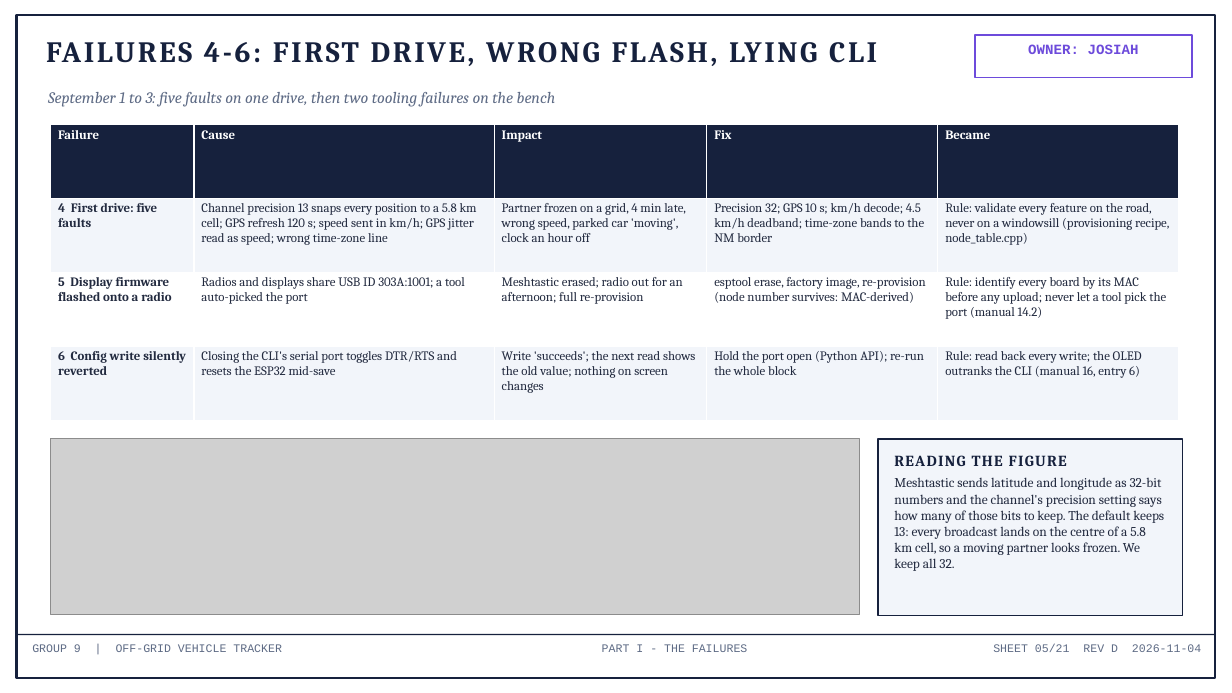
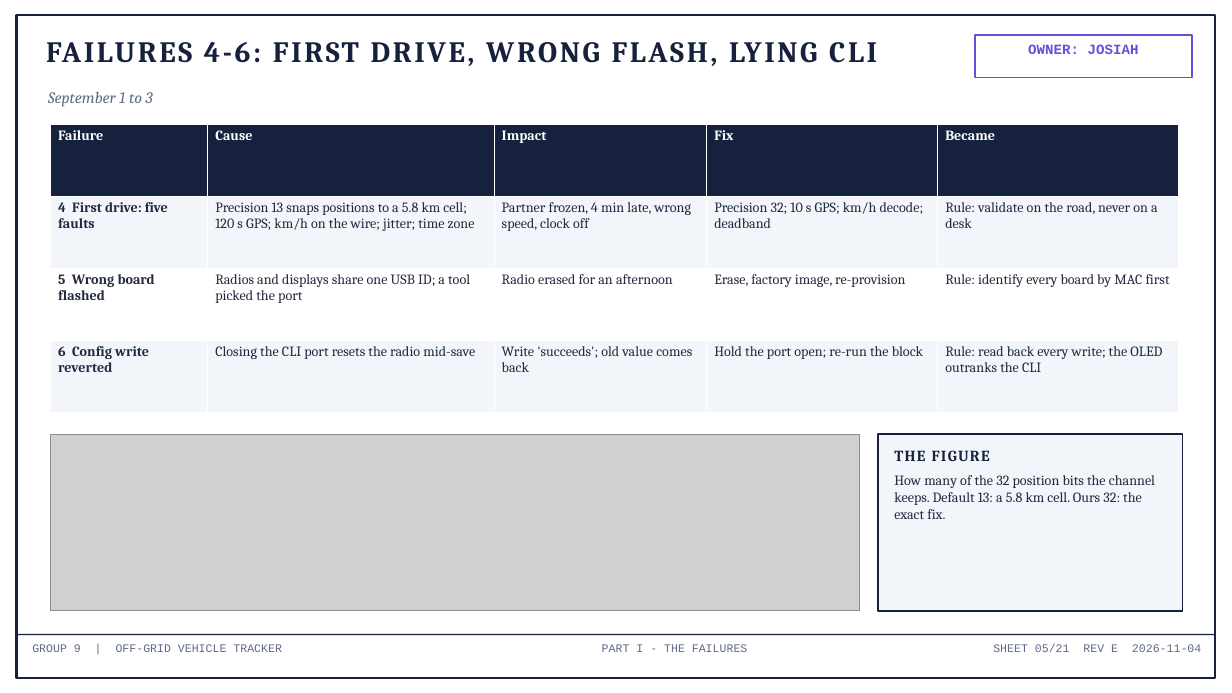
Before and after one commit to deosgracius/offgrid-vehicle-tracker, a slide deck: slide 5 of docs/presentations/Group9_Presentation.pptx. Drawn at 1232x693 pixels with LibreOffice and Linux fonts; fonts in the diff are those of the drawing; grey boxes stand for pictures. Boxes give left, top, right and bottom in pixels: in the first picture for what was removed or moved away, otherwise in the second. Text is boxed around its words. In the diff, an @@ line names an element or a change of style, - is before the commit and + after.

```diff
--- a/docs/presentations/Group9_Presentation.pptx
+++ b/docs/presentations/Group9_Presentation.pptx
@@ text at box(48, 92, 153, 107): text changed @@
-September 1 to 3: five faults on one drive, then two tooling failures on the bench
+September 1 to 3
@@ table at box(51, 125, 1178, 413) @@
-row 2: 4 First drive: five faults | Channel precision 13 snaps every position to a 5.8 km cell; GPS refresh 120 s; speed sent in km/h; GPS jitter read as speed; wrong time-zone line | Partner frozen on a grid, 4 min late, wrong speed, parked car 'moving', clock an hour off | Precision 32; GPS 10 s; km/h decode; 4.5 km/h deadband; time-zone bands to the NM border | Rule: validate every feature on the road, never on a windowsill (provisioning recipe, node_table.cpp)
+row 2: 4 First drive: five faults | Precision 13 snaps positions to a 5.8 km cell; 120 s GPS; km/h on the wire; jitter; time zone | Partner frozen, 4 min late, wrong speed, clock off | Precision 32; 10 s GPS; km/h decode; deadband | Rule: validate on the road, never on a desk
-row 3: 5 Display firmware flashed onto a radio | Radios and displays share USB ID 303A:1001; a tool auto-picked the port | Meshtastic erased; radio out for an afternoon; full re-provision | esptool erase, factory image, re-provision (node number survives: MAC-derived) | Rule: identify every board by its MAC before any upload; never let a tool pick the port (manual 14.2)
+row 3: 5 Wrong board flashed | Radios and displays share one USB ID; a tool picked the port | Radio erased for an afternoon | Erase, factory image, re-provision | Rule: identify every board by MAC first
-row 4: 6 Config write silently reverted | Closing the CLI's serial port toggles DTR/RTS and resets the ESP32 mid-save | Write 'succeeds'; the next read shows the old value; nothing on screen changes | Hold the port open (Python API); re-run the whole block | Rule: read back every write; the OLED outranks the CLI (manual 16, entry 6)
+row 4: 6 Config write reverted | Closing the CLI port resets the radio mid-save | Write 'succeeds'; old value comes back | Hold the port open; re-run the block | Rule: read back every write; the OLED outranks the CLI
@@ size 10 to 11 pt in "Failure", "Cause", "Impact", "Fix" and 2 more places @@
@@ picture: place and size @@
-picture at box(51, 439, 860, 616)
+picture at box(51, 434, 860, 611)
@@ rectangle: place and size @@
-rectangle at box(878, 439, 1183, 616)
+rectangle at box(878, 434, 1183, 611)
@@ text at box(894, 450, 1155, 519): text changed; size 10.5 to 11 pt @@
-READING THE FIGURE
-Meshtastic sends latitude and longitude as 32-bit numbers and the channel's precision setting says how many of those bits to keep. The default keeps 13: every broadcast lands on the centre of a 5.8 km cell, so a moving partner looks frozen. We keep all 32.
+THE FIGURE
+How many of the 32 position bits the channel keeps. Default 13: a 5.8 km cell. Ours 32: the exact fix.
@@ text at box(993, 644, 1201, 652): text changed @@
-SHEET 05/21 REV D 2026-11-04
+SHEET 05/21 REV E 2026-11-04
```
Also in this commit, not shown: 20 other slides changed, 24 other files.
